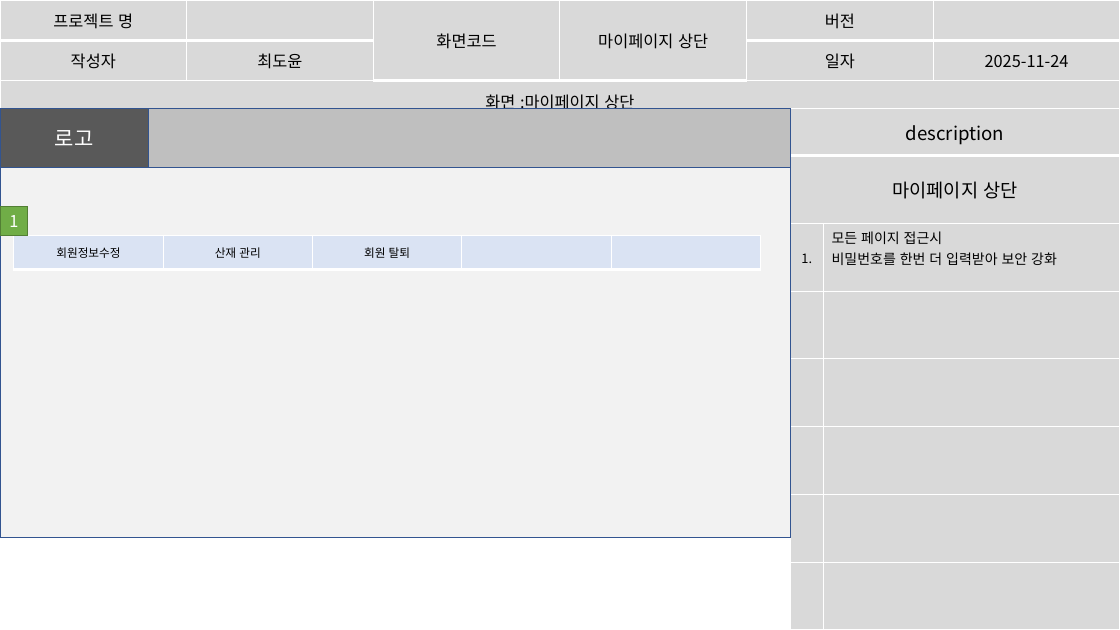
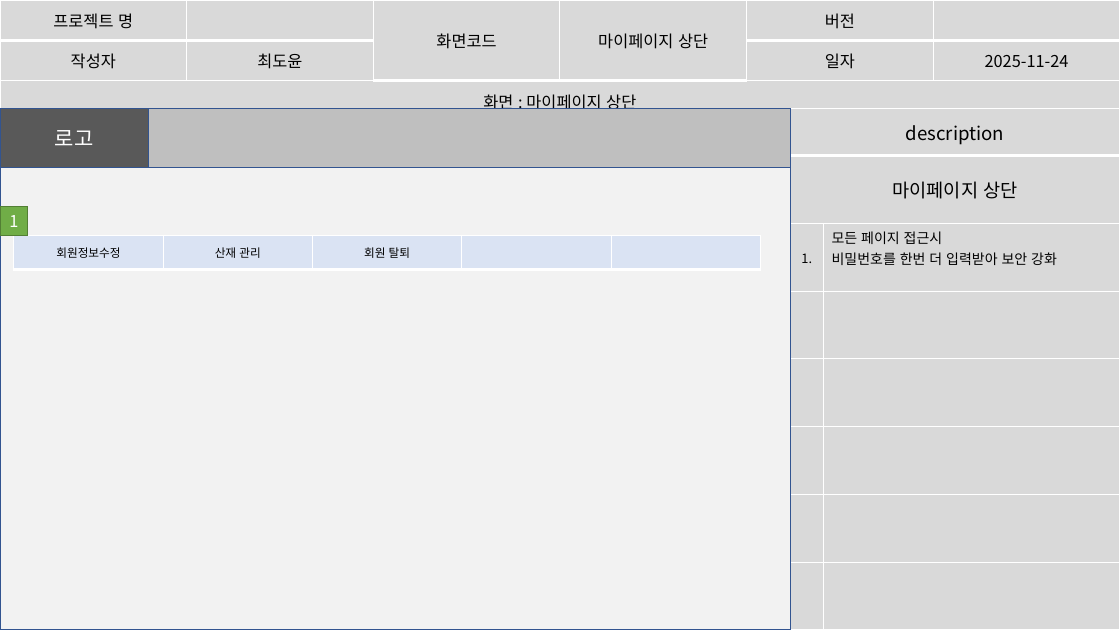
Before and after one commit to imyongchan/source, a slide deck: slide 20 of 종합기획/종합/스토리보드_종합중.pptx (slide 19 before the commit). Drawn at 1120x630 pixels with LibreOffice and Linux fonts; fonts in the diff are those of the drawing. Boxes give left, top, right and bottom in pixels: in the first picture for what was removed or moved away, otherwise in the second. Text is boxed around its words. In the diff, an @@ line names an element or a change of style, - is before the commit and + after.

```diff
--- a/종합기획/종합/스토리보드_종합중.pptx
+++ b/종합기획/종합/스토리보드_종합중.pptx
@@ table at (x1=0, y1=0, x2=1119, y2=128) @@
-row 3, column 1: 화면 :마이페이지 상단
+row 3, column 1: 화면 : 마이페이지 상단
@@ rectangle resized from (x1=0, y1=167, x2=791, y2=537) to (x1=0, y1=167, x2=791, y2=630) @@
```
Also in this commit, not shown: 19 other slides changed, 1 slide added.
